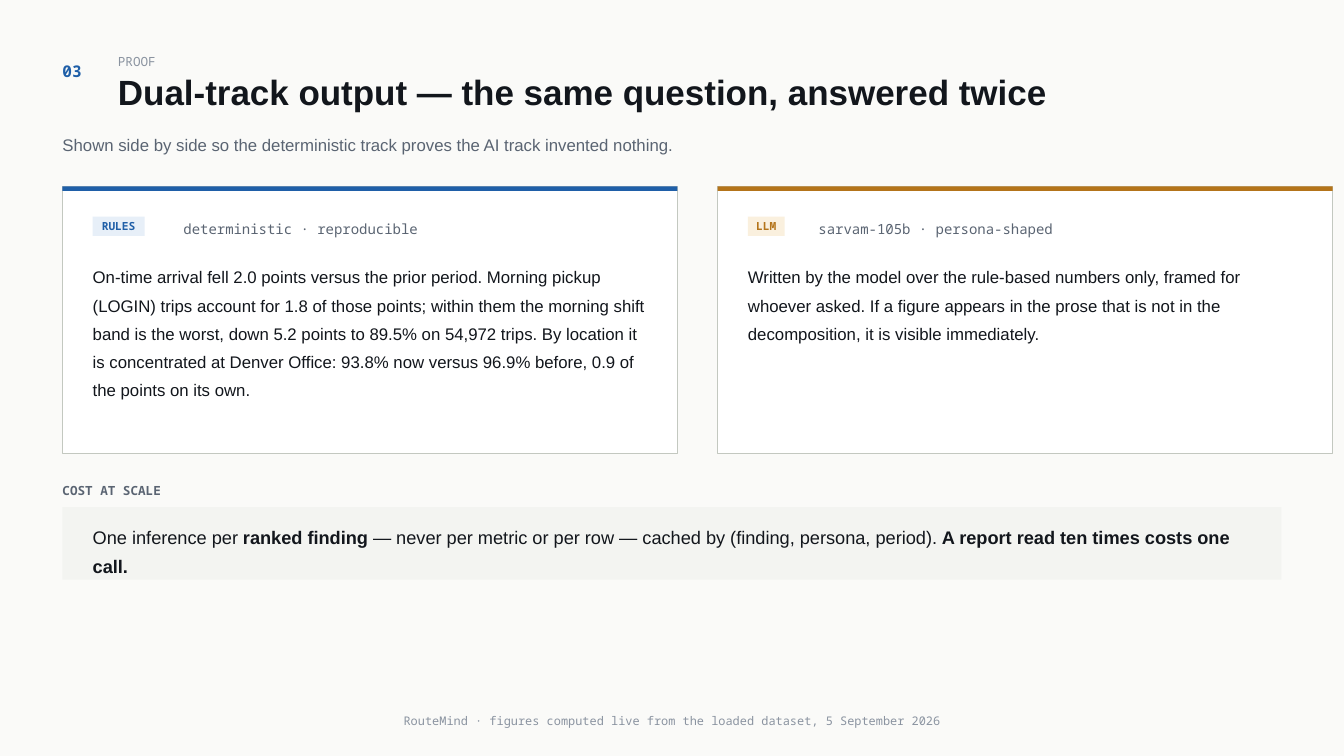
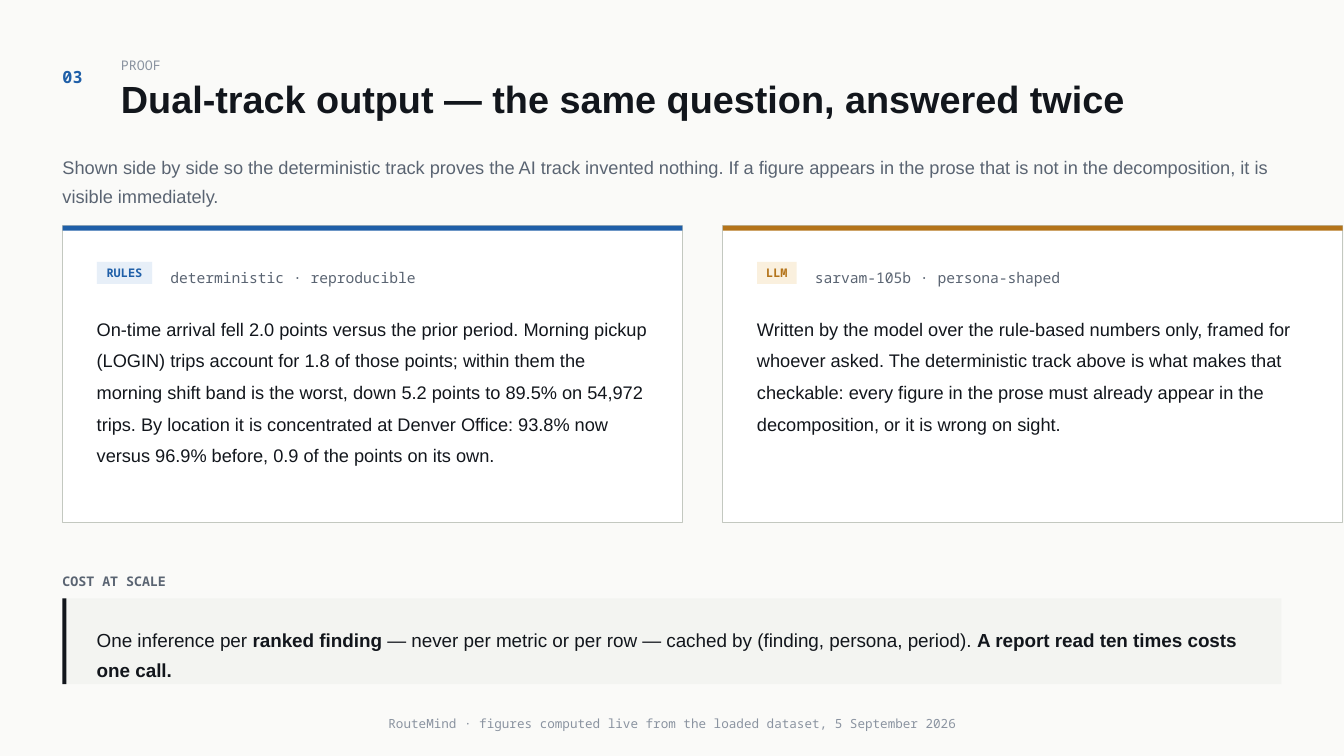
Before and after one commit to VishnuGupta16/routemind-service, a slide deck: slide 8 of docs/routemind-demo-deck.pptx. Drawn at 1344x756 pixels with LibreOffice and Linux fonts; fonts in the diff are those of the drawing. Boxes give left, top, right and bottom in pixels: in the first picture for what was removed or moved away, otherwise in the second. Text is boxed around its words. In the diff, an @@ line names an element or a change of style, - is before the commit and + after.

```diff
--- a/docs/routemind-demo-deck.pptx
+++ b/docs/routemind-demo-deck.pptx
@@ text "PROOF" at (121,60,161,70): size 9 to 9.5 pt; line spacing 1.25 to 1.3 @@
@@ text "03" at (62,71,82,83): size 11.5 to 12 pt; line spacing 1.25 to 1.3 @@
@@ text "Dual-track output — the same ..." at (121,85,1125,120): size 25 to 27 pt; line spacing 1 to 1.05 @@
@@ text at (62,161,1268,207): text changed; size 12 to 13 pt @@
-Shown side by side so the deterministic track proves the AI track invented nothing.
+Shown side by side so the deterministic track proves the AI track invented nothing. If a figure appears in the prose that is not in the decomposition, it is visible immediately.
@@ rectangle: place and size @@
-rectangle at (63,187,678,191)
+rectangle at (63,226,683,231)
@@ rectangle: place and size @@
-rectangle at (63,187,678,454)
+rectangle at (63,226,683,523)
@@ rectangle: place and size @@
-rectangle at (718,187,1333,191)
+rectangle at (723,226,1343,231)
@@ rectangle: place and size @@
-rectangle at (718,187,1333,454)
+rectangle at (723,226,1343,523)
@@ rectangle "RULES": place and size @@
-rectangle "RULES" at (93,217,145,236)
+rectangle "RULES" at (97,262,152,284)
@@ rectangle "RULES" at (97,262,152,284): size 8 to 8.5 pt @@
@@ text "deterministic · reproducible" at (170,272,416,287): size 10 to 10.5 pt; line spacing 1.25 to 1.3 @@
@@ text "deterministic · reproducible": place and size @@
-text "deterministic · reproducible" at (183,223,417,238)
+text "deterministic · reproducible" at (170,272,416,287)
@@ rectangle "LLM" at (757,262,797,284): size 8 to 8.5 pt @@
@@ rectangle "LLM": place and size @@
-rectangle "LLM" at (748,217,784,236)
+rectangle "LLM" at (757,262,797,284)
@@ text "sarvam-105b · persona-shaped": place and size @@
-text "sarvam-105b · persona-shaped" at (818,223,1053,238)
+text "sarvam-105b · persona-shaped" at (815,272,1061,287)
@@ text "sarvam-105b · persona-shaped" at (815,272,1061,287): size 10 to 10.5 pt; line spacing 1.25 to 1.3 @@
@@ text "On-time arrival fell 2.0 points ...": place and size @@
-text "On-time arrival fell 2.0 points ..." at (93,271,645,400)
+text "On-time arrival fell 2.0 points ..." at (97,322,646,466)
@@ text "On-time arrival fell 2.0 points ..." at (97,322,646,466): size 12 to 13 pt; line spacing 1.4 to 1.45 @@
@@ text at (757,322,1290,435): text changed; size 12 to 13 pt @@
-Written by the model over the rule-based numbers only, framed for whoever asked. If a figure appears in the prose that is not in the decomposition, it is visible immediately.
+Written by the model over the rule-based numbers only, framed for whoever asked. The deterministic track above is what makes that checkable: every figure in the prose must already appear in the decomposition, or it is wrong on sight.
@@ text "COST AT SCALE" at (62,576,166,586): size 9 to 9.5 pt; line spacing 1.25 to 1.3 @@
@@ text "COST AT SCALE": place and size @@
-text "COST AT SCALE" at (62,486,161,495)
+text "COST AT SCALE" at (62,576,166,586)
@@ rectangle: place and size @@
-rectangle at (63,507,1281,580)
+rectangle at (63,599,1281,685)
@@ rectangle added at (63,599,67,685), fill #12161C @@
@@ text "One inference per ranked finding ...": place and size @@
-text "One inference per ranked finding ..." at (93,530,1229,573)
+text "One inference per ranked finding ..." at (97,633,1237,677)
@@ text "One inference per ranked finding ..." at (97,633,1237,677): size 13 to 13.5 pt; line spacing 1.3 to 1.35 @@
@@ text "RouteMind · figures computed live ..." at (388,718,956,731): size 8.5 to 9 pt; line spacing 1 to 1.3 @@
```
Also in this commit, not shown: 12 other slides changed.
